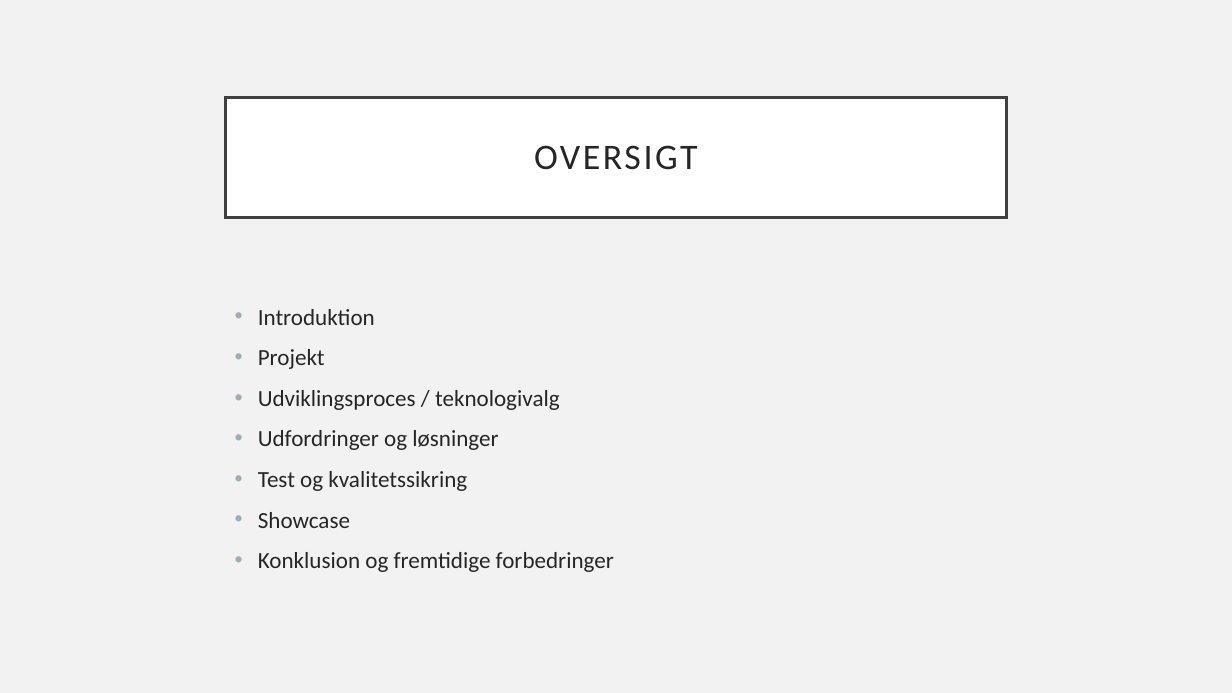
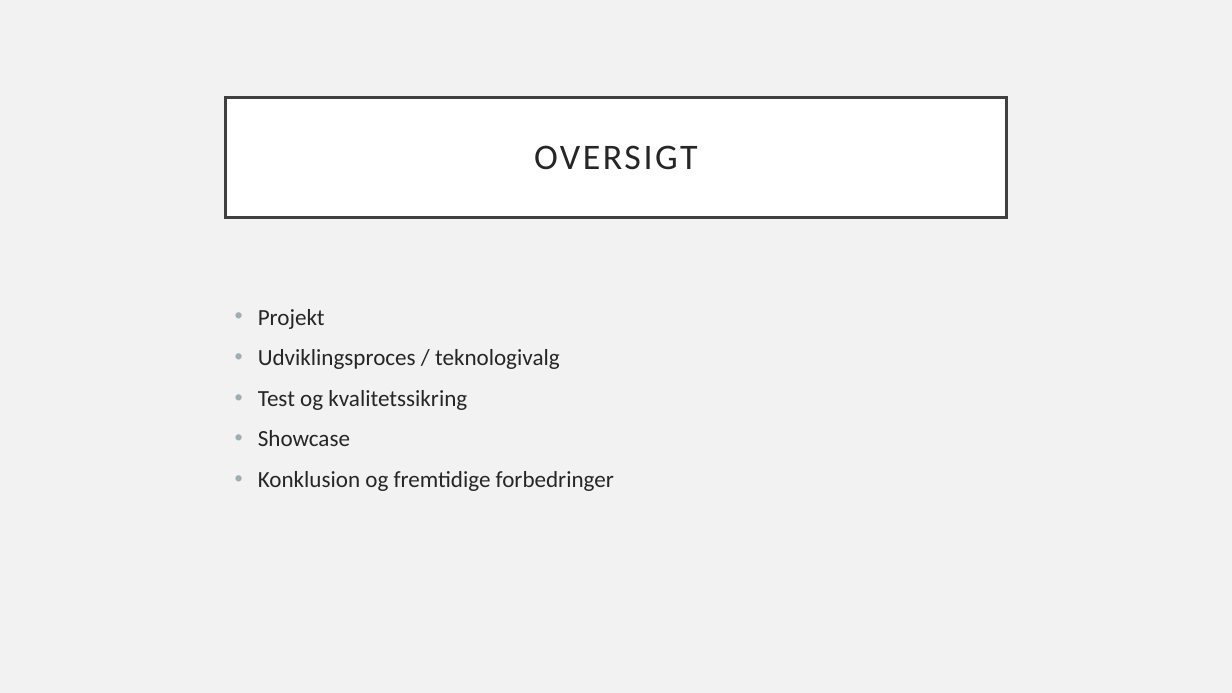
Before and after one commit to MichaelAggerholm/Apprentice_Test, a slide deck: slide 2 of Assets/Documents/Præsentation-sidernesVerden.pptx. Drawn at 1232x693 pixels with LibreOffice and Linux fonts; fonts in the diff are those of the drawing. Boxes give left, top, right and bottom in pixels: in the first picture for what was removed or moved away, otherwise in the second. Text is boxed around its words. In the diff, an @@ line names an element or a change of style, - is before the commit and + after.

```diff
--- a/Assets/Documents/Præsentation-sidernesVerden.pptx
+++ b/Assets/Documents/Præsentation-sidernesVerden.pptx
@@ text at (x1=258, y1=309, x2=375, y2=325): paragraph removed @@
-• Introduktion
@@ text at (x1=258, y1=430, x2=498, y2=450): paragraph removed @@
-• Udfordringer og løsninger
```
Also in this commit, not shown: 3 other slides changed, 1 slide added, 1 slide removed.
